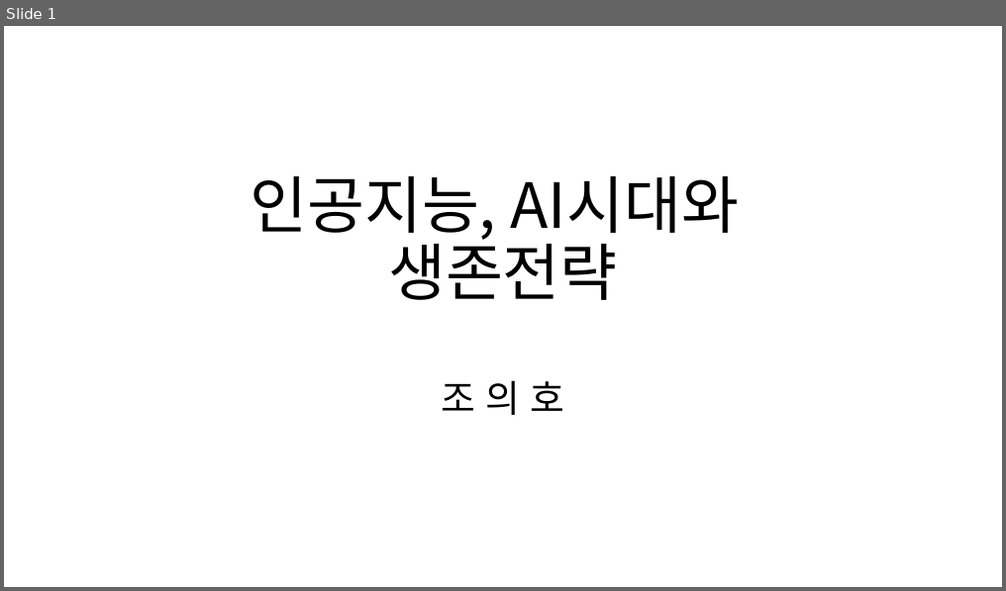
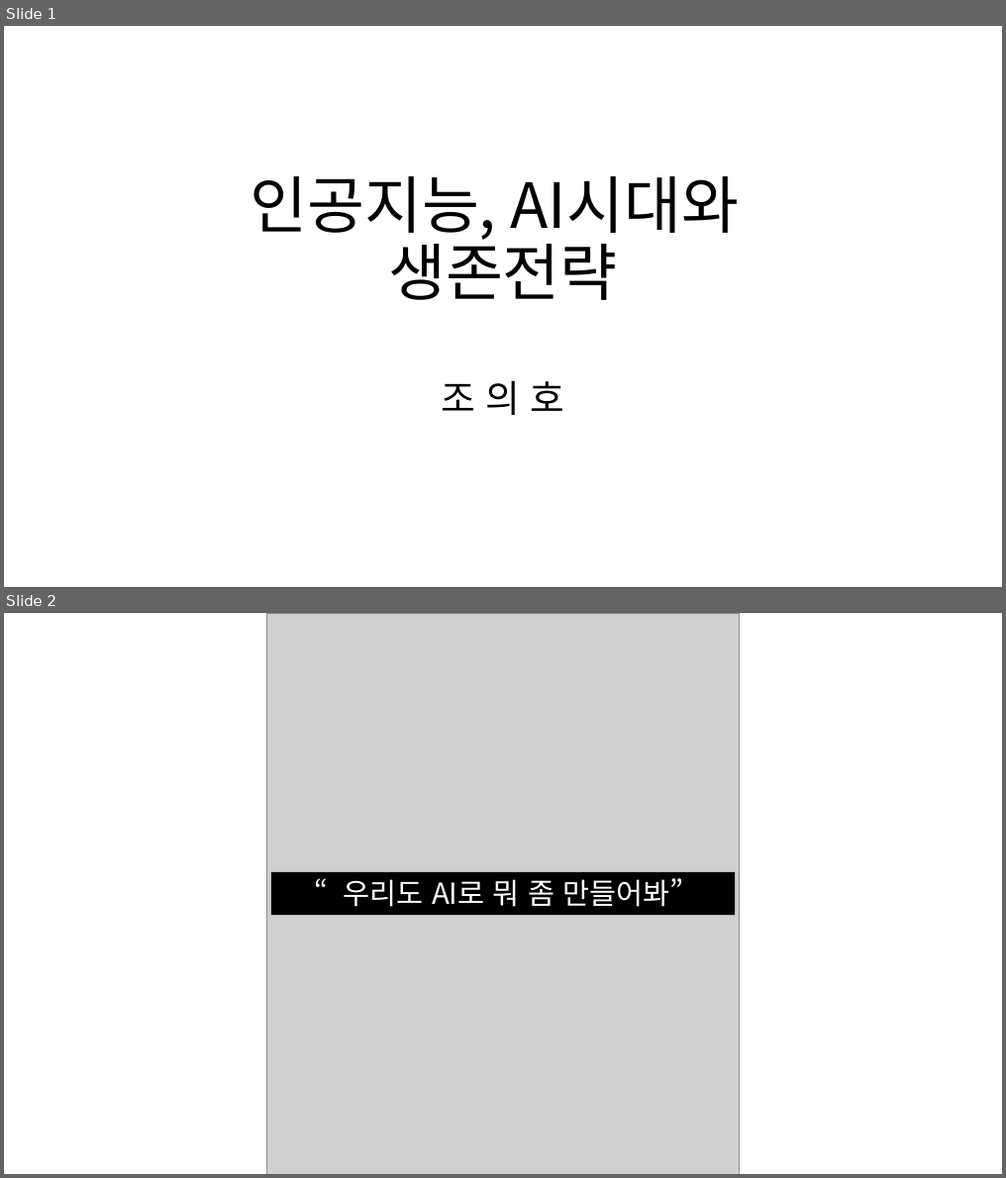
Before and after one commit to lolsaless/Study, a slide deck: 1. 발표자료(PPT)/20241121_인공지능, AI시대와 생존전략/인공지능, AI시대와 생존전략.pptx. Shown one above the other, each under a label of ours: slide 1 before the commit, slides 1 and 2 after it. The pictures are 1006x591 and 1006x1178 pixels, drawn with LibreOffice and Linux fonts; fonts in the diff are those of the drawing; grey boxes stand for pictures. Boxes give left, top, right and bottom in pixels: in the first picture for what was removed or moved away, otherwise in the second. Text is boxed around its words. In the diff, an @@ line names an element or a change of style, - is before the commit and + after.

```diff
--- a/1. 발표자료(PPT)/20241121_인공지능, AI시대와 생존전략/인공지능, AI시대와 생존전략.pptx
+++ b/1. 발표자료(PPT)/20241121_인공지능, AI시대와 생존전략/인공지능, AI시대와 생존전략.pptx
@@ slide 2 added at [4,613,1002,1174], background #FFFFFF @@
@@ picture added at [266,613,740,1174] @@
@@ rectangle added at [271,872,735,915], fill #000000, 28 pt, text #FFFFFF @@
+“우리도 AI로 뭐 좀 만들어봐”
```
Also in this commit, not shown: 5 other slides added.
